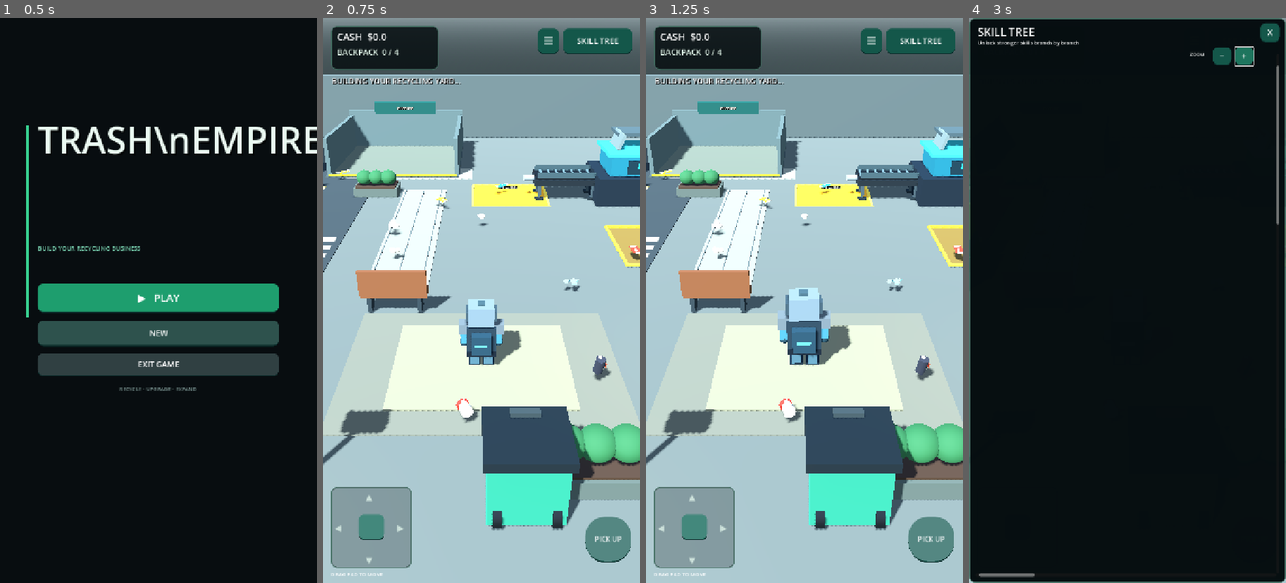
Above: before the commit, frames 1-4 (left to right).
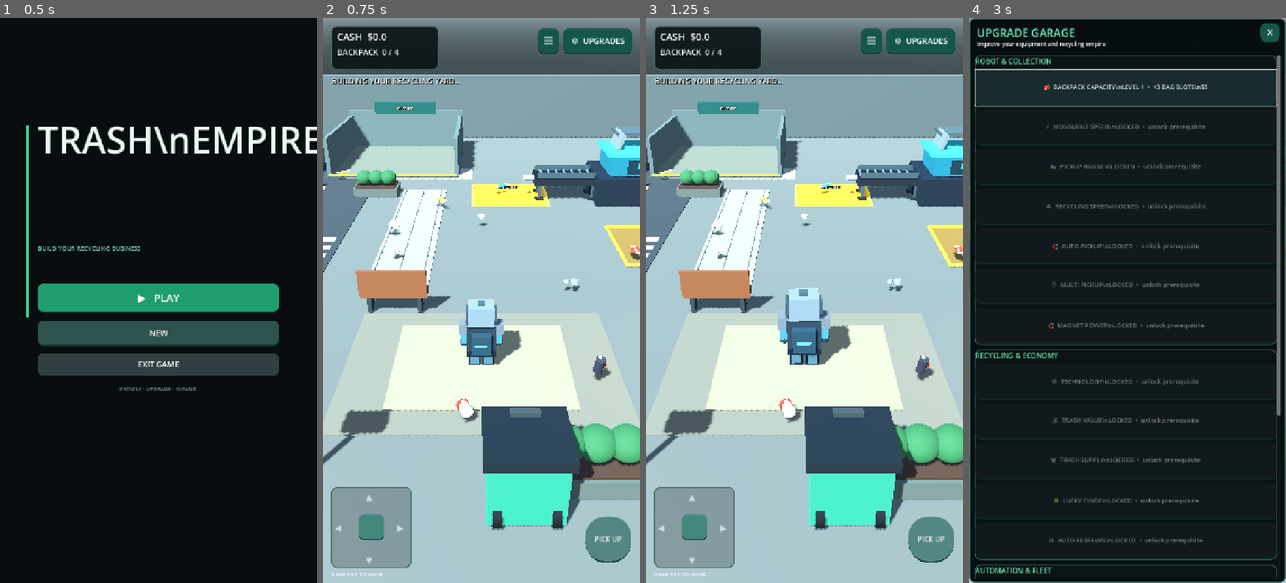
Above: after the commit, the same moments.

Repository: zekainstabot/trash-empire
Game: Godot game, scene res://Scenes/Main.tscn
Two runs of this game, one before a commit and one after it. Both use one fixed random seed, a clock stepped at 60 frames per second and the inputs below.
Inputs (mouse positions are in pixels of both pictures, inside the frame that each line leads up to):
- Up to frame 1 (0.5 s): no input
- Up to frame 2 (0.75 s): click "▶ PLAY" at 0.5 s
- Up to frame 3 (1.25 s): no input
- Up to frame 4 (3 s): click "SKILL TREE" (after the commit: "⚙ UPGRADES") at 1.25 s; click (1124, 85) at 2 s, where only the run after the commit has a clickable "🎒 BACKPACK CAPACITY\nLEVEL 1 …"; click (1244, 57) at 2.75 s, where only the run before the commit has a clickable "+"

Frame 1 is identical in both runs. In frame 2, 0.1% of the frame differs, in the area x 78-96%, y 3-5%; in frame 3, 0.1%; in frame 4, 15%, in the area x 1-99%, y 1-100%.

Commit message:
Replace skill tree with polished upgrade cards panel

Diff:
--- a/Scripts/main.gd
+++ b/Scripts/main.gd
@@ -133,7 +133,6 @@
 func _process(delta: float) -> void:
 	if main_menu_open:
 		return
-	_process_skill_scroll(delta)
 	_process_expansion_zone(delta)
 	_process_factory_build(delta)
 	if is_instance_valid(player) and player.global_position.y < -3.0:
@@ -925,68 +924,46 @@
 	joystick_knob.add_theme_stylebox_override("panel", _button_style(Color(0.08, 0.48, 0.38, 0.58)))
 	joystick_pad.add_child(joystick_knob)
 
-	var upgrades_button := _button("SKILL TREE", Vector2(-174, 24), Vector2(156, 58), layer)
+	var upgrades_button := _button("⚙  UPGRADES", Vector2(-174, 24), Vector2(156, 58), layer)
 	upgrades_button.anchor_left = 1.0
 	upgrades_button.anchor_right = 1.0
 	upgrades_button.pressed.connect(_toggle_upgrade_panel)
 
-	# Always-visible pause/menu control in the gameplay HUD.
 	var menu_button := _button("☰", Vector2(-232, 24), Vector2(48, 58), layer)
 	menu_button.anchor_left = 1.0
 	menu_button.anchor_right = 1.0
 	menu_button.add_theme_font_size_override("font_size", 24)
 	menu_button.pressed.connect(_toggle_main_menu)
 
-	# Full-screen skill tree overlay, sized to the device viewport.
 	upgrade_panel = Panel.new()
 	upgrade_panel.set_anchors_and_offsets_preset(Control.PRESET_FULL_RECT)
-	upgrade_panel.offset_left = 0
-	upgrade_panel.offset_top = 0
-	upgrade_panel.offset_right = 0
-	upgrade_panel.offset_bottom = 0
 	upgrade_panel.z_index = 10
 	upgrade_panel.add_theme_stylebox_override("panel", _panel_style(Color(0.025, 0.055, 0.065, 0.995)))
 	upgrade_panel.visible = false
 	layer.add_child(upgrade_panel)
 
-	_label("SKILL TREE", Vector2(20, 14), 25, upgrade_panel)
-	_label("Unlock stronger skills branch by branch", Vector2(20, 47), 12, upgrade_panel)
+	var upgrade_header := _label("UPGRADE GARAGE", Vector2(18, 16), 25, upgrade_panel)
+	upgrade_header.add_theme_color_override("font_color", Color(0.45, 0.94, 0.75))
+	_label("Improve your equipment and recycling empire", Vector2(18, 50), 13, upgrade_panel)
 	var close_upgrades := _button("X", Vector2(-58, 12), Vector2(44, 44), upgrade_panel)
 	close_upgrades.anchor_left = 1.0
 	close_upgrades.anchor_right = 1.0
 	close_upgrades.pressed.connect(_toggle_upgrade_panel)
 
 	skill_scroll_container = ScrollContainer.new()
-	var skill_scroll := skill_scroll_container
-	skill_scroll.set_anchors_and_offsets_preset(Control.PRESET_FULL_RECT)
-	skill_scroll.offset_left = 14
-	skill_scroll.offset_top = 82
-	skill_scroll.offset_right = -14
-	skill_scroll.offset_bottom = -14
-	skill_scroll.horizontal_scroll_mode = ScrollContainer.SCROLL_MODE_AUTO
-	skill_scroll.vertical_scroll_mode = ScrollContainer.SCROLL_MODE_AUTO
-	skill_scroll.scroll_deadzone = 8
-	skill_scroll.scroll_vertical_custom_step = 42
-	upgrade_panel.add_child(skill_scroll)
-	skill_map = Control.new()
-	skill_map.name = "SkillGalaxyMap"
-	skill_map.custom_minimum_size = Vector2(3400, 3400)
-	skill_map.size = Vector2(3400, 3400)
-	skill_scroll.add_child(skill_map)
-	var zoom_out := _button("−", Vector2(-166, 66), Vector2(42, 42), upgrade_panel)
-	zoom_out.anchor_left = 1.0
-	zoom_out.anchor_right = 1.0
-	zoom_out.pressed.connect(func() -> void: _set_skill_zoom(skill_zoom - 0.15))
-	var zoom_in := _button("+", Vector2(-116, 66), Vector2(42, 42), upgrade_panel)
-	zoom_in.anchor_left = 1.0
-	zoom_in.anchor_right = 1.0
-	zoom_in.pressed.connect(func() -> void: _set_skill_zoom(skill_zoom + 0.15))
-	var zoom_label := _label("ZOOM", Vector2(-218, 76), 10, upgrade_panel)
-	zoom_label.anchor_left = 1.0
-	zoom_label.anchor_right = 1.0
-	# Open the tree focused on its central capacity core.
-	skill_scroll.set_deferred("scroll_horizontal", 1400)
-	skill_scroll.set_deferred("scroll_vertical", 1300)
+	skill_scroll_container.set_anchors_and_offsets_preset(Control.PRESET_FULL_RECT)
+	skill_scroll_container.offset_left = 12
+	skill_scroll_container.offset_top = 84
+	skill_scroll_container.offset_right = -12
+	skill_scroll_container.offset_bottom = -12
+	skill_scroll_container.vertical_scroll_mode = ScrollContainer.SCROLL_MODE_AUTO
+	skill_scroll_container.horizontal_scroll_mode = ScrollContainer.SCROLL_MODE_DISABLED
+	upgrade_panel.add_child(skill_scroll_container)
+	skill_map = VBoxContainer.new()
+	skill_map.name = "UpgradeCards"
+	skill_map.size_flags_horizontal = Control.SIZE_EXPAND_FILL
+	skill_map.add_theme_constant_override("separation", 10)
+	skill_scroll_container.add_child(skill_map)
 	var hint := _label("DRAG PAD TO MOVE", Vector2(18, -28), 12, layer)
 	hint.anchor_top = 1.0
 	hint.anchor_bottom = 1.0
@@ -1217,116 +1194,57 @@
 
 
 func _build_skill_tree(parent: Control) -> void:
-	# Progression is arranged in five readable rings, from basic collection
-	# through processing and automation to the final shipping line.
-	var center := Vector2(1200, 1200)
-	var node_size := Vector2(142, 124)
-	var branch_defs := [
-		# Ring 1: improve the basic work loop.
-		{"branch":"speed","title":"MOVEMENT SPEED","depth":1,"angle":210.0},
-		{"branch":"range","title":"PICKUP RANGE","depth":1,"angle":270.0},
-		{"branch":"unload","title":"RECYCLING SPEED","depth":1,"angle":330.0},
-		# Ring 2: unlock the tools that support each basic upgrade.
-		{"branch":"technology","title":"TECHNOLOGY","depth":2,"angle":210.0},
-		{"branch":"supply","title":"TRASH SUPPLY","depth":2,"angle":270.0},
-		{"branch":"auto","title":"AUTO PICKUP","depth":2,"angle":330.0},
-		{"branch":"bulk_pickup","title":"MULTI PICKUP","depth":3,"angle":300.0},
-		{"branch":"respawn","title":"AUTO RESPAWN","depth":3,"angle":270.0},
-		# Ring 3: turn better tools into better earnings.
-		{"branch":"value","title":"TRASH VALUE","depth":3,"angle":210.0},
-		{"branch":"luck","title":"LUCKY FINDS","depth":3,"angle":270.0},
-		{"branch":"magnet_power","title":"MAGNET POWER","depth":3,"angle":330.0},
-		# Ring 4: automation and the start of the delivery business.
-		{"branch":"drones","title":"HELPER DRONES","depth":4,"angle":270.0},
-		{"branch":"city_truck","title":"CITY TRUCK FREQUENCY","depth":4,"angle":90.0},
-		{"branch":"dispatch","title":"TRUCK FREQUENCY","depth":4,"angle":210.0},
-		{"branch":"fleet","title":"HIRE TRUCKS","depth":4,"angle":330.0},
-		# Ring 5: improve the two final steps of the teddy-bear supply chain.
-		{"branch":"packaging","title":"PACKAGING SPEED","depth":5,"angle":210.0},
-		{"branch":"truck_capacity","title":"TRUCK CAPACITY","depth":5,"angle":330.0}
+	var categories := [
+		{"title":"ROBOT & COLLECTION","branches":["capacity","speed","range","unload","auto","bulk_pickup","magnet_power"]},
+		{"title":"RECYCLING & ECONOMY","branches":["technology","value","supply","luck","respawn"]},
+		{"title":"AUTOMATION & FLEET","branches":["drones","city_truck","dispatch","fleet","truck_capacity","packaging"]}
 	]
-	var positions: Dictionary = {"capacity_1": center}
-	# Compact radial layout: branches fan out around the core, with levels
-	# staggered locally rather than placed on distant concentric rings.
-	var branch_layout := {
-		"speed": Vector2(-1.0, -0.85), "range": Vector2(-1.0, 0.0), "unload": Vector2(-1.0, 0.85),
-		"technology": Vector2(-0.72, -1.0), "supply": Vector2(0.0, -1.0), "auto": Vector2(0.72, -1.0),
-		"bulk_pickup": Vector2(1.0, -0.35), "respawn": Vector2(0.0, -1.0), "value": Vector2(-0.45, -0.8), "luck": Vector2(0.0, 0.85),
-		"magnet_power": Vector2(0.45, -0.8), "drones": Vector2(0.0, 1.0),
-		"city_truck": Vector2(0.0, -1.0), "dispatch": Vector2(-0.75, 0.65), "fleet": Vector2(0.75, 0.65),
-		"packaging": Vector2(-0.85, 0.35), "truck_capacity": Vector2(0.85, 0.35)
+	var titles := {
+		"capacity":"BACKPACK CAPACITY","speed":"MOVEMENT SPEED","range":"PICKUP RANGE","unload":"RECYCLING SPEED",
+		"technology":"TECHNOLOGY","value":"TRASH VALUE","supply":"TRASH SUPPLY","auto":"AUTO PICKUP",
+		"bulk_pickup":"MULTI PICKUP","respawn":"AUTO RESPAWN","luck":"LUCKY FINDS","magnet_power":"MAGNET POWER",
+		"drones":"HELPER DRONES","city_truck":"CITY TRUCK FREQUENCY","dispatch":"TRUCK FREQUENCY",
+		"fleet":"HIRE TRUCKS","truck_capacity":"TRUCK CAPACITY","packaging":"PACKAGING SPEED"
 	}
-	for branch_data in branch_defs:
-		var direction: Vector2 = branch_layout[String(branch_data.branch)].normalized()
-		var base_radius := 270.0 + (int(branch_data.depth) - 1) * 110.0
-		for level in range(1, 4):
-			var offset := (level - 1) * 72.0
-			positions["%s_%d" % [branch_data.branch, level]] = center + direction * (base_radius + offset)
-	# Decorative circles are removed so branches and nodes form a compact,
-	# readable network instead of an enormous empty skill map.
-	# Capacity is one meaningful starting upgrade, not three repetitive
-	# nodes in a straight line. The real branches fan out from this hub.
-	# Draw prerequisite links behind the skill buttons.
-	for branch_data in branch_defs:
-		var branch := String(branch_data.branch)
-		for level in range(1, 3):
-			_add_skill_connection(parent, positions["%s_%d" % [branch, level]], positions["%s_%d" % [branch, level + 1]], "%s_%d" % [branch, level], "%s_%d" % [branch, level + 1])
-	var dependencies := [
-		["capacity_1", "speed_1"], ["capacity_1", "range_1"], ["capacity_1", "unload_1"],
-		["speed_3", "technology_1"], ["technology_3", "value_1"],
-		["range_3", "supply_1"], ["supply_3", "luck_1"], ["supply_3", "respawn_1"],
-		["unload_3", "auto_1"], ["auto_3", "magnet_power_1"], ["range_3", "bulk_pickup_1"],
-		["luck_3", "drones_1"], ["supply_3", "city_truck_1"],
-		["drones_3", "dispatch_1"], ["drones_3", "fleet_1"],
-		["dispatch_3", "packaging_1"], ["fleet_3", "truck_capacity_1"]
-	]
-	for dependency in dependencies:
-		_add_skill_connection(parent, positions[dependency[0]], positions[dependency[1]], String(dependency[0]), String(dependency[1]))
-	var all_nodes := [{"branch":"capacity","title":"BACKPACK CAPACITY"}]
-	for branch_data in branch_defs:
-		all_nodes.append({"branch":String(branch_data.branch),"title":String(branch_data.title)})
-	for node_data in all_nodes:
-		var branch := String(node_data.branch)
-		var max_levels := 1 if branch == "capacity" else 3
-		for level in range(1, max_levels + 1):
-			var point: Vector2 = positions["%s_%d" % [branch, level]]
-			# Honeycomb cell: a true six-sided polygon behind a transparent button.
-			var hex := Polygon2D.new()
-			hex.name = "SkillHex_%s_%d" % [branch, level]
-			hex.position = point
-			hex.polygon = PackedVector2Array([
-				Vector2(-68, -39), Vector2(0, -78), Vector2(68, -39),
-				Vector2(68, 39), Vector2(0, 78), Vector2(-68, 39)
-			])
-			hex.color = Color(0.075, 0.095, 0.105)
-			hex.z_index = 1
-			parent.add_child(hex)
-			var button := Button.new()
-			button.position = point - node_size * 0.5
-			button.size = node_size
-			button.custom_minimum_size = node_size
-			button.add_theme_font_size_override("font_size", 10)
-			button.add_theme_color_override("font_color", Color(0.95, 0.98, 0.96))
-			button.add_theme_color_override("font_hover_color", Color.WHITE)
-			button.add_theme_color_override("font_disabled_color", Color(0.68, 0.74, 0.72))
-			button.add_theme_stylebox_override("normal", _skill_hex_button_style())
-			button.add_theme_stylebox_override("hover", _skill_hex_button_style())
-			button.add_theme_stylebox_override("pressed", _skill_hex_button_style())
-			button.add_theme_stylebox_override("disabled", _skill_hex_button_style())
-			button.focus_mode = Control.FOCUS_NONE
-			button.z_index = 2
-			button.pressed.connect(_purchase_skill_node.bind(branch, level))
-			parent.add_child(button)
-			skill_node_data.append({"button":button,"hex":hex,"branch":branch,"level":level,"title":String(node_data.title),"key":"%s_%d" % [branch, level],"position":point})
-	var core := Label.new()
-	core.text = "✦  START HERE  ✦"
-	core.position = center + Vector2(-72, 92)
-	core.size = Vector2(144, 28)
-	core.horizontal_alignment = HORIZONTAL_ALIGNMENT_CENTER
-	core.add_theme_font_size_override("font_size", 11)
-	core.add_theme_color_override("font_color", Color(0.42, 0.92, 0.72))
-	parent.add_child(core)
+	for category in categories:
+		var section := PanelContainer.new()
+		section.add_theme_stylebox_override("panel", _panel_style(Color(0.045,0.075,0.08,0.96)))
+		parent.add_child(section)
+		var stack := VBoxContainer.new()
+		stack.add_theme_constant_override("separation", 8)
+		section.add_child(stack)
+		var heading := Label.new()
+		heading.text = category.title
+		heading.add_theme_font_size_override("font_size", 16)
+		heading.add_theme_color_override("font_color", Color(0.40,0.88,0.70))
+		stack.add_child(heading)
+		for branch in category.branches:
+			var row := Button.new()
+			row.custom_minimum_size = Vector2(0,82)
+			row.size_flags_horizontal = Control.SIZE_EXPAND_FILL
+			row.add_theme_font_size_override("font_size",14)
+			row.add_theme_color_override("font_color",Color.WHITE)
+			row.add_theme_stylebox_override("normal",_button_style(Color(0.10,0.17,0.18)))
+			row.add_theme_stylebox_override("hover",_button_style(Color(0.14,0.28,0.25)))
+			row.add_theme_stylebox_override("pressed",_button_style(Color(0.07,0.12,0.13)))
+			row.add_theme_stylebox_override("disabled",_button_style(Color(0.07,0.10,0.11)))
+			row.pressed.connect(_purchase_upgrade_branch.bind(String(branch)))
+			stack.add_child(row)
+			skill_node_data.append({"button":row,"branch":String(branch),"title":String(titles[branch])})
 	_refresh_upgrade_prices()
+
+func _purchase_upgrade_branch(branch: String) -> void:
+	if not _skill_branch_unlocked(branch):
+		_set_message("Locked: upgrade the required branch first.")
+		return
+	var next_level := _skill_level(branch) + 1
+	if branch == "capacity":
+		_upgrade_bag()
+	elif next_level > 3:
+		_set_message("This upgrade is at its maximum level.")
+	else:
+		_purchase_skill_node(branch, next_level)
+
 
 func _add_skill_orbit(parent: Control, center: Vector2, radius: float) -> void:
 	var orbit := Line2D.new()
@@ -1488,54 +1406,27 @@
 		"packaging": _upgrade_packaging()
 
 func _refresh_upgrade_prices() -> void:
-	# Fog-of-war skill tree: only the starting node and neighbors of purchased
-	# skills are revealed. Hidden nodes do not occupy the screen until discovered.
-	var revealed: Dictionary = {"capacity_1": true}
-	var changed := true
-	while changed:
-		changed = false
-		for connection in skill_connection_data:
-			var from_key := String(connection.from)
-			var to_key := String(connection.to)
-			if revealed.has(from_key) and _skill_key_owned(from_key) and not revealed.has(to_key):
-				revealed[to_key] = true
-				changed = true
-			if revealed.has(to_key) and _skill_key_owned(to_key) and not revealed.has(from_key):
-				revealed[from_key] = true
-				changed = true
+	var base_costs := {"capacity":5.0,"speed":7.0,"unload":6.0,"range":8.0,"technology":8.0,"value":12.0,"supply":6.0,"auto":20.0,"luck":6.0,"magnet_power":15.0,"drones":25.0,"city_truck":35.0,"dispatch":25.0,"fleet":45.0,"truck_capacity":55.0,"packaging":40.0,"respawn":12.0,"bulk_pickup":18.0}
 	for node in skill_node_data:
 		var branch := String(node.branch)
-		var level := int(node.level)
-		var key := String(node.key)
-		var visible_node := revealed.has(key)
 		var current := _skill_level(branch)
-		var available := visible_node and _skill_branch_unlocked(branch) and level == current + 1 and level <= 3
-		var owned := current >= level
+		var unlocked := _skill_branch_unlocked(branch)
 		var button := node.button as Button
-		var hex := node.hex as Polygon2D
-		button.visible = visible_node
-		hex.visible = visible_node
-		if not visible_node:
+		var icon := _skill_icon(branch)
+		if branch == "capacity":
+			button.text = "%s  %s\\nLEVEL %d  •  +3 BAG SLOTS\\n$%.0f" % [icon,node.title,current+1,_upgrade_cost(5.0,upgrade_level)]
+			button.disabled = not unlocked
 			continue
-		var accent := _skill_branch_color(branch)
-		var icon := _skill_icon(branch)
-		if owned:
-			button.text = "%s\n%s\nLV %d  ✓" % [icon, node.title, level]
+		if current >= 3:
+			button.text = "%s  %s\\nMAX LEVEL  •  LV 3" % [icon,node.title]
 			button.disabled = true
-			hex.color = Color(0.055, 0.34, 0.25)
-		elif available:
-			var base_cost: float = float({"capacity":5.0,"speed":7.0,"unload":6.0,"range":8.0,"technology":8.0,"value":12.0,"supply":6.0,"auto":20.0,"luck":6.0,"magnet_power":15.0,"drones":25.0,"city_truck":35.0,"dispatch":25.0,"fleet":45.0,"truck_capacity":55.0,"packaging":40.0}.get(branch, 4.0))
-			var price_level := level
-			button.text = "%s\n%s\n$%.0f" % [icon, node.title, _upgrade_cost(base_cost, price_level)]
+		elif not unlocked:
+			button.text = "%s  %s\\nLOCKED  •  unlock prerequisite" % [icon,node.title]
+			button.disabled = true
+		else:
+			var price := _upgrade_cost(float(base_costs.get(branch,4.0)),current+1)
+			button.text = "%s  %s\\nLEVEL %d  →  %d\\n$%.0f" % [icon,node.title,current,current+1,price]
 			button.disabled = false
-			hex.color = accent.darkened(0.48)
-		else:
-			button.text = "%s\n%s\nLOCKED" % [icon, node.title]
-			button.disabled = true
-			hex.color = Color(0.075, 0.095, 0.105)
-	for connection in skill_connection_data:
-		var line := connection.line as Line2D
-		line.visible = revealed.has(String(connection.from)) and revealed.has(String(connection.to))
 
 func _skill_key_owned(key: String) -> bool:
 	var parts := key.rsplit("_", true, 1)
@@ -1549,49 +1440,6 @@
 
 func _input(event: InputEvent) -> void:
 	if main_menu_open:
-		return
-	# Skill tree: one-finger drag, two-finger pinch zoom and smooth momentum.
-	if upgrade_panel != null and upgrade_panel.visible and is_instance_valid(skill_scroll_container):
-		var scroll_rect := skill_scroll_container.get_global_rect()
-		if event is InputEventScreenTouch:
-			if event.pressed and scroll_rect.has_point(event.position):
-				skill_touch_points[event.index] = event.position
-				if skill_touch_points.size() == 1:
-					skill_drag_touch = event.index
-					skill_scroll_velocity = Vector2.ZERO
-				elif skill_touch_points.size() == 2:
-					var points: Array = skill_touch_points.values()
-					skill_pinch_distance = points[0].distance_to(points[1])
-					skill_drag_touch = -1
-				get_viewport().set_input_as_handled()
-			elif not event.pressed:
-				skill_touch_points.erase(event.index)
-				if event.index == skill_drag_touch:
-					skill_drag_touch = -1
-				if skill_touch_points.size() == 1:
-					var remaining_index = skill_touch_points.keys()[0]
-					skill_drag_touch = int(remaining_index)
-				else:
-					skill_pinch_distance = 0.0
-				get_viewport().set_input_as_handled()
-		elif event is InputEventScreenDrag:
-			if skill_touch_points.has(event.index):
-				skill_touch_points[event.index] = event.position
-				if skill_touch_points.size() >= 2:
-					var points: Array = skill_touch_points.values()
-					var distance: float = points[0].distance_to(points[1])
-					if skill_pinch_distance > 0.0:
-						_set_skill_zoom(skill_zoom * (distance / skill_pinch_distance))
-					skill_pinch_distance = distance
-					skill_drag_touch = -1
-				elif event.index == skill_drag_touch:
-					# Follow the finger on both axes; retain a little velocity for natural inertia.
-					skill_scroll_velocity = -event.relative * 42.0
-					var max_h := maxi(0, int(skill_scroll_container.get_h_scroll_bar().max_value - skill_scroll_container.get_h_scroll_bar().page))
-					var max_v := maxi(0, int(skill_scroll_container.get_v_scroll_bar().max_value - skill_scroll_container.get_v_scroll_bar().page))
-					skill_scroll_container.scroll_horizontal = clampi(skill_scroll_container.scroll_horizontal - int(event.relative.x), 0, max_h)
-					skill_scroll_container.scroll_vertical = clampi(skill_scroll_container.scroll_vertical - int(event.relative.y), 0, max_v)
-				get_viewport().set_input_as_handled()
 		return
 	if not is_instance_valid(player):
 		return
@@ -1605,39 +1453,6 @@
 	elif event is InputEventScreenDrag and event.index == joystick_touch:
 		_update_joystick(event.position)
 
-func _process_skill_scroll(delta: float) -> void:
-	if skill_drag_touch != -1 or not is_instance_valid(skill_scroll_container):
-		return
-	if skill_scroll_velocity.length() < 8.0:
-		skill_scroll_velocity = Vector2.ZERO
-		return
-	var max_h := maxi(0, int(skill_scroll_container.get_h_scroll_bar().max_value - skill_scroll_container.get_h_scroll_bar().page))
-	var max_v := maxi(0, int(skill_scroll_container.get_v_scroll_bar().max_value - skill_scroll_container.get_v_scroll_bar().page))
-	var next_h := clampi(skill_scroll_container.scroll_horizontal + int(skill_scroll_velocity.x * delta), 0, max_h)
-	var next_v := clampi(skill_scroll_container.scroll_vertical + int(skill_scroll_velocity.y * delta), 0, max_v)
-	skill_scroll_container.scroll_horizontal = next_h
-	skill_scroll_container.scroll_vertical = next_v
-	if next_h == 0 or next_h == max_h:
-		skill_scroll_velocity.x = 0.0
-	if next_v == 0 or next_v == max_v:
-		skill_scroll_velocity.y = 0.0
-	skill_scroll_velocity *= exp(-4.0 * delta)
-
-func _set_skill_zoom(value: float) -> void:
-	if not is_instance_valid(skill_map) or not is_instance_valid(skill_scroll_container):
-		return
-	var old_zoom := skill_zoom
-	skill_zoom = clampf(value, 0.55, 1.65)
-	if is_equal_approx(old_zoom, skill_zoom):
-		return
-	var view_center := Vector2(skill_scroll_container.scroll_horizontal, skill_scroll_container.scroll_vertical) + skill_scroll_container.size * 0.5
-	var map_center := view_center / old_zoom
-	skill_map.scale = Vector2.ONE * skill_zoom
-	skill_map.custom_minimum_size = Vector2(3400.0, 3400.0) * skill_zoom
-	skill_map.size = skill_map.custom_minimum_size
-	await get_tree().process_frame
-	skill_scroll_container.scroll_horizontal = clampi(int(map_center.x * skill_zoom - skill_scroll_container.size.x * 0.5), 0, int(skill_scroll_container.get_h_scroll_bar().max_value - skill_scroll_container.get_h_scroll_bar().page))
-	skill_scroll_container.scroll_vertical = clampi(int(map_center.y * skill_zoom - skill_scroll_container.size.y * 0.5), 0, int(skill_scroll_container.get_v_scroll_bar().max_value - skill_scroll_container.get_v_scroll_bar().page))
 
 func _update_joystick(touch_position: Vector2) -> void:
 	var center := joystick_pad.get_global_rect().get_center()
